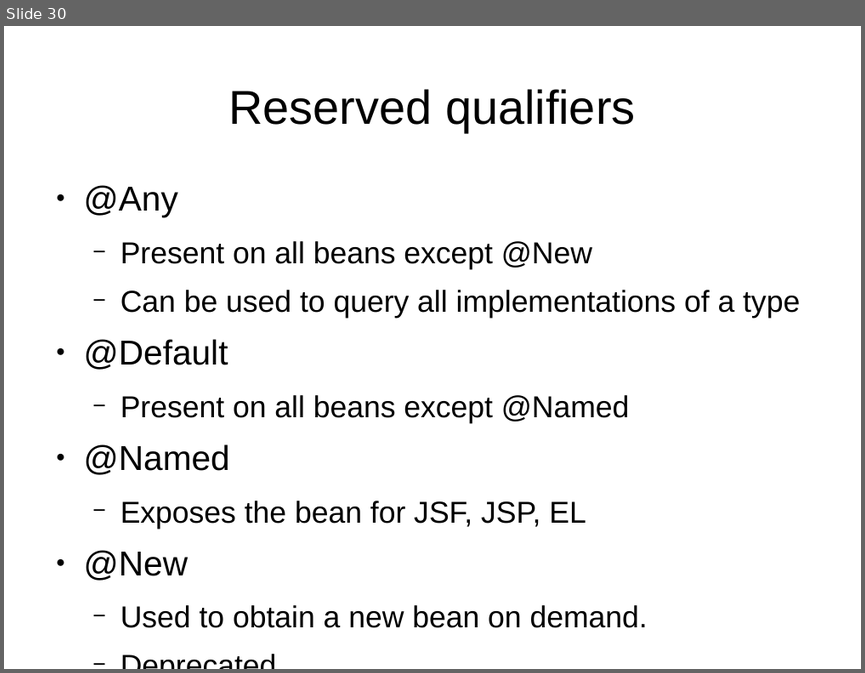
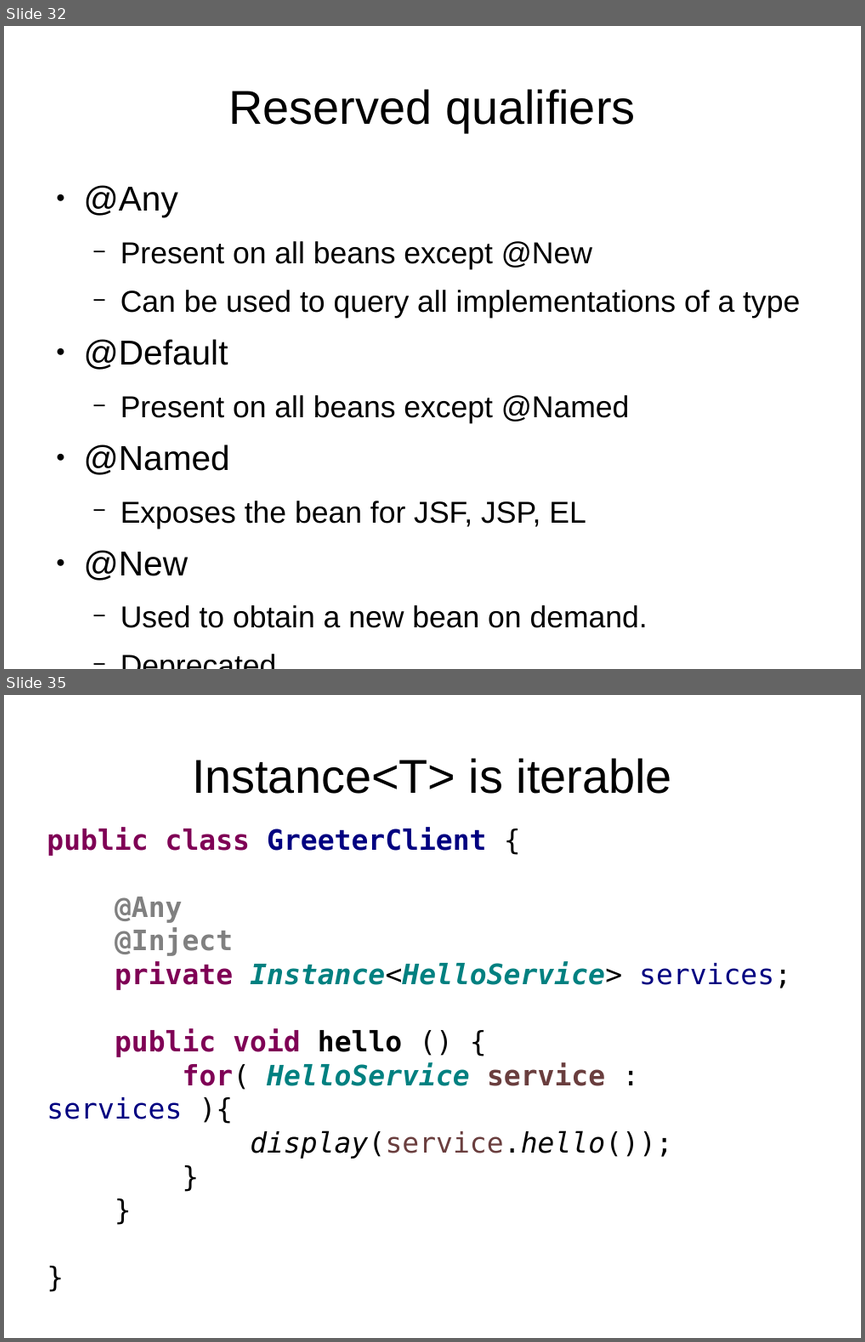
Before and after one commit to FrigoCoder/CDI, a slide deck: CDI.odp. Shown one above the other, each under a label of ours: slide 30 before the commit, slides 32 and 35 after it; the slides between them are not shown. The pictures are 865x673 and 865x1342 pixels, drawn with LibreOffice and Linux fonts; fonts in the diff are those of the drawing. Boxes give left, top, right and bottom in pixels: in the first picture for what was removed or moved away, otherwise in the second. Text is boxed around its words. In the diff, an @@ line names an element or a change of style, - is before the commit and + after.

```diff
--- a/CDI.odp
+++ b/CDI.odp
@@ slide 35 added at [4, 695, 861, 1338], background #FFFFFF @@
@@ title added at [192, 758, 672, 794], 44 pt, text #000000 @@
+Instance<T> is iterable
@@ text added at [46, 827, 791, 1158], 26 pt, text #000000, bold @@
+public class GreeterClient {
+@Any
+@Inject
+private Instance<HelloService> services;
+public void hello () {
+for( HelloService service : services ){
+display(service.hello());
+}
+}
+}
@@ what was slide 30 is now slide 32 @@
```
Also in this commit, not shown: 1 slide changed, 5 other slides added, 9 other files.
